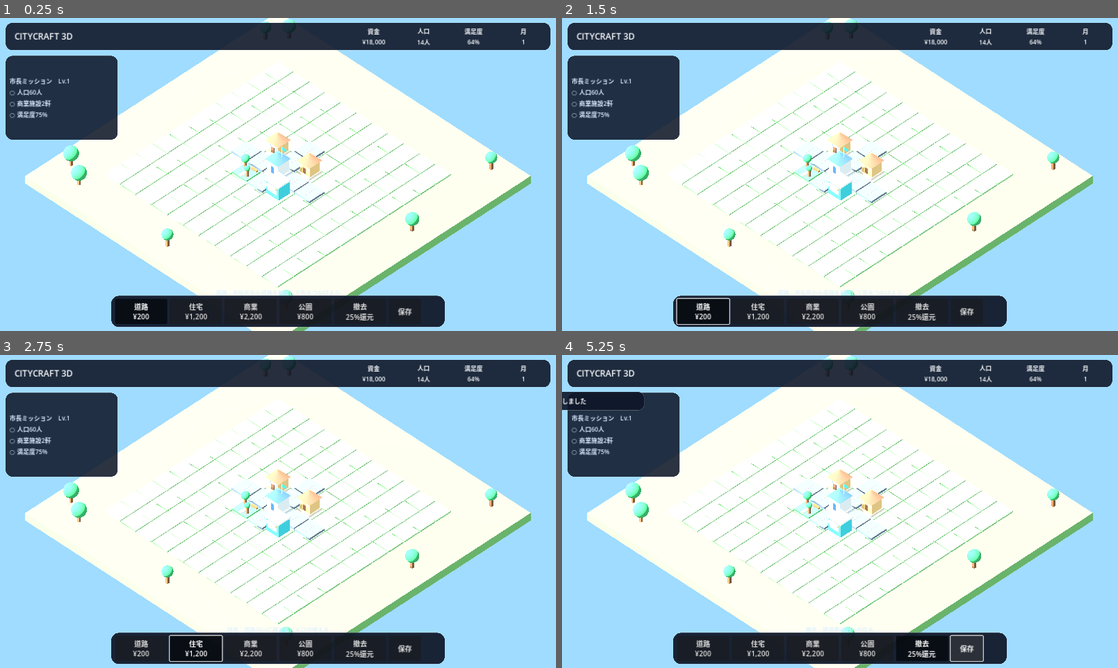
Above: before the commit, frames 1-4 (two rows, left to right).
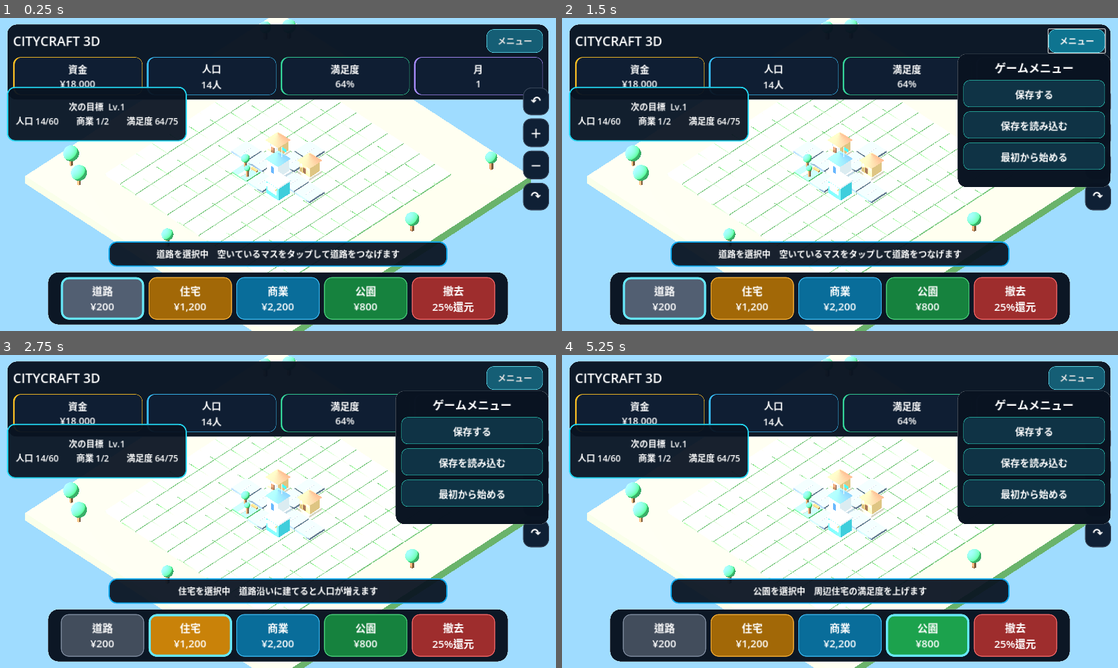
Above: after the commit, the same moments.

Repository: kobitworks/autoai_poc
Game: Godot game, scene res://main.tscn
The game is run twice, just before and just after one commit, with the same random seed, the same clock (stepped at 60 frames per second) and the same inputs.
Inputs (mouse positions are in pixels of both pictures, inside the frame that each line leads up to):
- Up to frame 1 (0.25 s): no input
- Up to frame 2 (1.5 s): click "道路 ¥200" at 0.5 s; click (1079, 39) at 1.25 s, where only the run after the commit has a clickable "メニュー"
- Up to frame 3 (2.75 s): click "住宅 ¥1,200" at 2 s
- Up to frame 4 (5.25 s): click "商業 ¥2,200" at 2.75 s; click "公園 ¥800" at 3.5 s; click "撤去 25%還元" at 4.25 s; click (967, 649) at 5 s, where only the run before the commit has a clickable "保存"

The runs differ from the first frame. In frame 1, 38% of the frame differs, in the area x 1-99%, y 1-99%; in frame 2, 45%; in frame 3, 45%; in frame 4, 45%, in the area x 0-99%, y 1-99%.

Commit message:
Redesign CityCraft UI for mobile-first readability

Diff:
--- a/p021-game/sources/citycraft-3d-godot/main.gd
+++ b/p021-game/sources/citycraft-3d-godot/main.gd
@@ -37,11 +37,16 @@
 var top_panel: PanelContainer
 var title_label: Label
 var mission_panel: PanelContainer
-var camera_panel: HBoxContainer
+var camera_panel: VBoxContainer
 var camera_buttons: Array[Button] = []
+var help_panel: PanelContainer
 var dock_panel: PanelContainer
 var dock_container: HBoxContainer
+var menu_button: Button
+var menu_panel: PanelContainer
 var save_button: Button
+var selection_marker: MeshInstance3D
+var last_selection_cell := Vector2i(-1, -1)
 
 func _ready() -> void:
 	_build_world()
@@ -105,6 +110,19 @@
 	object_root = Node3D.new()
 	object_root.name = "CityObjects"
 	add_child(object_root)
+
+	selection_marker = MeshInstance3D.new()
+	var marker_mesh := BoxMesh.new()
+	marker_mesh.size = Vector3(0.96, 0.035, 0.96)
+	selection_marker.mesh = marker_mesh
+	var marker_mat := StandardMaterial3D.new()
+	marker_mat.albedo_color = Color(0.13, 0.83, 0.93, 0.44)
+	marker_mat.transparency = BaseMaterial3D.TRANSPARENCY_ALPHA
+	marker_mat.shading_mode = BaseMaterial3D.SHADING_MODE_UNSHADED
+	selection_marker.material_override = marker_mat
+	selection_marker.position.y = 0.15
+	selection_marker.visible = false
+	add_child(selection_marker)
 
 	var scenery := [
 		Vector2(-7.0, -6.2), Vector2(-6.3, -7.0), Vector2(-7.0, 6.1),
@@ -493,140 +511,211 @@
 	ui_theme = Theme.new()
 	if ResourceLoader.exists("res://fonts/NotoSansJP.ttf"):
 		ui_theme.default_font = load("res://fonts/NotoSansJP.ttf") as Font
-	ui_theme.default_font_size = 16
-
+	ui_theme.default_font_size = 20
+
+	# Header: title + menu on the first row, four large status cards on the second.
 	top_panel = PanelContainer.new()
 	top_panel.theme = ui_theme
 	top_panel.set_anchors_preset(Control.PRESET_TOP_WIDE)
-	top_panel.offset_left = 12
-	top_panel.offset_top = 10
-	top_panel.offset_right = -12
-	top_panel.offset_bottom = 74
-	top_panel.add_theme_stylebox_override("panel", _panel_style(Color(0.06, 0.09, 0.16, 0.90), 16))
+	top_panel.add_theme_stylebox_override("panel", _panel_style(Color(0.035, 0.075, 0.13, 0.97), 22))
 	layer.add_child(top_panel)
 
-	var top := HBoxContainer.new()
-	top.add_theme_constant_override("separation", 10)
-	top_panel.add_child(top)
+	var top_root := VBoxContainer.new()
+	top_root.add_theme_constant_override("separation", 10)
+	top_panel.add_child(top_root)
+
+	var title_row := HBoxContainer.new()
+	title_row.add_theme_constant_override("separation", 12)
+	top_root.add_child(title_row)
 
 	title_label = Label.new()
-	title_label.text = "  CITYCRAFT 3D"
-	title_label.add_theme_font_size_override("font_size", 20)
-	title_label.add_theme_color_override("font_color", Color("f8fafc"))
+	title_label.text = "CITYCRAFT 3D"
 	title_label.size_flags_horizontal = Control.SIZE_EXPAND_FILL
-	top.add_child(title_label)
+	title_label.vertical_alignment = VERTICAL_ALIGNMENT_CENTER
+	title_label.add_theme_color_override("font_color", Color.WHITE)
+	title_label.add_theme_font_size_override("font_size", 30)
+	title_row.add_child(title_label)
+
+	menu_button = Button.new()
+	menu_button.text = "メニュー"
+	menu_button.pressed.connect(_toggle_menu)
+	menu_button.add_theme_stylebox_override("normal", _menu_button_style(false))
+	menu_button.add_theme_stylebox_override("hover", _menu_button_style(true))
+	menu_button.add_theme_stylebox_override("pressed", _menu_button_style(true))
+	title_row.add_child(menu_button)
+
+	var stats_row := GridContainer.new()
+	stats_row.columns = 4
+	stats_row.size_flags_horizontal = Control.SIZE_EXPAND_FILL
+	stats_row.add_theme_constant_override("h_separation", 10)
+	top_root.add_child(stats_row)
 
 	money_label = _stat_label()
 	population_label = _stat_label()
 	happiness_label = _stat_label()
 	month_label = _stat_label()
-	top.add_child(money_label)
-	top.add_child(population_label)
-	top.add_child(happiness_label)
-	top.add_child(month_label)
-
+	stats_row.add_child(_stat_card(money_label, Color("fbbf24")))
+	stats_row.add_child(_stat_card(population_label, Color("38bdf8")))
+	stats_row.add_child(_stat_card(happiness_label, Color("34d399")))
+	stats_row.add_child(_stat_card(month_label, Color("a78bfa")))
+
+	# Compact progress card. It no longer occupies a large block of the playfield.
 	mission_panel = PanelContainer.new()
 	mission_panel.theme = ui_theme
-	mission_panel.position = Vector2(12, 86)
-	mission_panel.size = Vector2(260, 108)
-	mission_panel.add_theme_stylebox_override("panel", _panel_style(Color(0.06, 0.09, 0.16, 0.88), 16))
+	mission_panel.add_theme_stylebox_override("panel", _accent_panel_style(Color("22d3ee")))
 	layer.add_child(mission_panel)
+
 	mission_label = Label.new()
-	mission_label.text = "市長ミッション"
-	mission_label.autowrap_mode = TextServer.AUTOWRAP_WORD_SMART
-	mission_label.add_theme_font_size_override("font_size", 14)
-	mission_label.add_theme_color_override("font_color", Color("dbeafe"))
+	mission_label.text = "次の目標"
+	mission_label.horizontal_alignment = HORIZONTAL_ALIGNMENT_CENTER
+	mission_label.vertical_alignment = VERTICAL_ALIGNMENT_CENTER
+	mission_label.add_theme_color_override("font_color", Color.WHITE)
+	mission_label.add_theme_font_size_override("font_size", 22)
 	mission_panel.add_child(mission_label)
 
-	camera_panel = HBoxContainer.new()
+	# Camera controls are kept away from the building bar.
+	camera_panel = VBoxContainer.new()
 	camera_panel.theme = ui_theme
 	camera_panel.set_anchors_preset(Control.PRESET_TOP_RIGHT)
-	camera_panel.position = Vector2(-194, 86)
-	camera_panel.size = Vector2(182, 44)
+	camera_panel.add_theme_constant_override("separation", 8)
 	layer.add_child(camera_panel)
 	for spec in [
 		["↶", Callable(self, "_rotate_left")],
 		["＋", Callable(self, "_zoom_in")],
-		["−", Callable(self, "_zoom_out")],
+		["－", Callable(self, "_zoom_out")],
 		["↷", Callable(self, "_rotate_right")]
 	]:
 		var b := Button.new()
 		b.text = spec[0]
-		b.custom_minimum_size = Vector2(42, 42)
 		b.pressed.connect(spec[1])
+		b.add_theme_font_size_override("font_size", 28)
+		b.add_theme_color_override("font_color", Color.WHITE)
+		b.add_theme_stylebox_override("normal", _camera_button_style(false))
+		b.add_theme_stylebox_override("hover", _camera_button_style(true))
+		b.add_theme_stylebox_override("pressed", _camera_button_style(true))
 		camera_panel.add_child(b)
 		camera_buttons.append(b)
 
+	# Current action guide.
+	help_panel = PanelContainer.new()
+	help_panel.theme = ui_theme
+	help_panel.set_anchors_preset(Control.PRESET_CENTER_BOTTOM)
+	help_panel.add_theme_stylebox_override("panel", _accent_panel_style(Color("0ea5e9")))
+	layer.add_child(help_panel)
+
 	help_label = Label.new()
-	help_label.theme = ui_theme
-	help_label.set_anchors_preset(Control.PRESET_CENTER_BOTTOM)
-	help_label.position = Vector2(-270, -108)
-	help_label.size = Vector2(540, 40)
 	help_label.horizontal_alignment = HORIZONTAL_ALIGNMENT_CENTER
 	help_label.vertical_alignment = VERTICAL_ALIGNMENT_CENTER
-	help_label.add_theme_color_override("font_color", Color("e0f2fe"))
-	help_label.add_theme_font_size_override("font_size", 13)
-	layer.add_child(help_label)
-
+	help_label.add_theme_color_override("font_color", Color.WHITE)
+	help_label.add_theme_font_size_override("font_size", 22)
+	help_panel.add_child(help_label)
+
+	# Bottom action bar: building tools only.
 	dock_panel = PanelContainer.new()
 	dock_panel.theme = ui_theme
 	dock_panel.set_anchors_preset(Control.PRESET_CENTER_BOTTOM)
-	dock_panel.position = Vector2(-385, -82)
-	dock_panel.size = Vector2(770, 72)
-	dock_panel.add_theme_stylebox_override("panel", _panel_style(Color(0.06, 0.09, 0.16, 0.94), 18))
+	dock_panel.add_theme_stylebox_override("panel", _panel_style(Color(0.035, 0.075, 0.13, 0.98), 24))
 	layer.add_child(dock_panel)
 
 	dock_container = HBoxContainer.new()
-	dock_container.add_theme_constant_override("separation", 6)
+	dock_container.alignment = BoxContainer.ALIGNMENT_CENTER
+	dock_container.add_theme_constant_override("separation", 10)
 	dock_panel.add_child(dock_container)
 
 	var tools := [
-		["road", "道路\n¥200"],
-		["home", "住宅\n¥1,200"],
-		["shop", "商業\n¥2,200"],
-		["park", "公園\n¥800"],
-		["bulldoze", "撤去\n25%還元"]
+		["road", "道路\n¥200", Color("64748b")],
+		["home", "住宅\n¥1,200", Color("f59e0b")],
+		["shop", "商業\n¥2,200", Color("0ea5e9")],
+		["park", "公園\n¥800", Color("22c55e")],
+		["bulldoze", "撤去\n25%還元", Color("ef4444")]
 	]
 	for spec in tools:
 		var button := Button.new()
 		button.text = spec[1]
-		button.custom_minimum_size = Vector2(120, 58)
 		button.toggle_mode = true
+		button.set_meta("tool_color", spec[2])
+		button.add_theme_font_size_override("font_size", 24)
+		button.add_theme_color_override("font_color", Color.WHITE)
 		button.pressed.connect(_set_tool.bind(spec[0]))
 		dock_container.add_child(button)
 		tool_buttons[spec[0]] = button
 
+	# Save/load/new-game are moved into a menu so the action bar stays focused.
+	menu_panel = PanelContainer.new()
+	menu_panel.theme = ui_theme
+	menu_panel.set_anchors_preset(Control.PRESET_TOP_RIGHT)
+	menu_panel.add_theme_stylebox_override("panel", _panel_style(Color(0.035, 0.075, 0.13, 0.99), 20))
+	menu_panel.visible = false
+	layer.add_child(menu_panel)
+
+	var menu_box := VBoxContainer.new()
+	menu_box.add_theme_constant_override("separation", 10)
+	menu_panel.add_child(menu_box)
+
+	var menu_title := Label.new()
+	menu_title.text = "ゲームメニュー"
+	menu_title.horizontal_alignment = HORIZONTAL_ALIGNMENT_CENTER
+	menu_title.add_theme_font_size_override("font_size", 26)
+	menu_title.add_theme_color_override("font_color", Color.WHITE)
+	menu_box.add_child(menu_title)
+
 	save_button = Button.new()
-	save_button.text = "保存"
-	save_button.custom_minimum_size = Vector2(74, 58)
-	save_button.pressed.connect(func(): _save_game(true))
-	dock_container.add_child(save_button)
+	save_button.text = "保存する"
+	save_button.pressed.connect(func():
+		_save_game(true)
+		menu_panel.visible = false
+	)
+	menu_box.add_child(save_button)
+
+	var load_button := Button.new()
+	load_button.text = "保存を読み込む"
+	load_button.pressed.connect(func():
+		_load_game(true)
+		menu_panel.visible = false
+	)
+	menu_box.add_child(load_button)
+
+	var new_button := Button.new()
+	new_button.text = "最初から始める"
+	new_button.pressed.connect(_new_game)
+	menu_box.add_child(new_button)
+
+	for menu_item in [save_button, load_button, new_button]:
+		menu_item.custom_minimum_size = Vector2(300, 62)
+		menu_item.add_theme_font_size_override("font_size", 22)
+		menu_item.add_theme_color_override("font_color", Color.WHITE)
+		menu_item.add_theme_stylebox_override("normal", _menu_action_style(false))
+		menu_item.add_theme_stylebox_override("hover", _menu_action_style(true))
+		menu_item.add_theme_stylebox_override("pressed", _menu_action_style(true))
 
 	toast_label = Label.new()
 	toast_label.theme = ui_theme
 	toast_label.set_anchors_preset(Control.PRESET_CENTER_TOP)
-	toast_label.position = Vector2(-190, 84)
-	toast_label.size = Vector2(380, 44)
 	toast_label.horizontal_alignment = HORIZONTAL_ALIGNMENT_CENTER
 	toast_label.vertical_alignment = VERTICAL_ALIGNMENT_CENTER
 	toast_label.add_theme_color_override("font_color", Color.WHITE)
-	toast_label.add_theme_stylebox_override("normal", _panel_style(Color(0.06, 0.09, 0.16, 0.92), 14))
+	toast_label.add_theme_stylebox_override("normal", _accent_panel_style(Color("0ea5e9")))
 	toast_label.visible = false
 	layer.add_child(toast_label)
 
 	_apply_ui_layout()
 	_set_tool(selected_tool)
 
-
 func _stat_label() -> Label:
 	var label := Label.new()
-	label.custom_minimum_size = Vector2(105, 42)
+	label.size_flags_horizontal = Control.SIZE_EXPAND_FILL
 	label.horizontal_alignment = HORIZONTAL_ALIGNMENT_CENTER
 	label.vertical_alignment = VERTICAL_ALIGNMENT_CENTER
-	label.add_theme_font_size_override("font_size", 14)
-	label.add_theme_color_override("font_color", Color("f8fafc"))
+	label.add_theme_font_size_override("font_size", 22)
+	label.add_theme_color_override("font_color", Color.WHITE)
 	return label
 
+func _stat_card(label: Label, accent: Color) -> PanelContainer:
+	var card := PanelContainer.new()
+	card.size_flags_horizontal = Control.SIZE_EXPAND_FILL
+	card.add_theme_stylebox_override("panel", _status_card_style(accent))
+	card.add_child(label)
+	return card
 
 func _panel_style(color: Color, radius: int) -> StyleBoxFlat:
 	var style := StyleBoxFlat.new()
@@ -639,13 +728,68 @@
 	style.border_width_top = 1
 	style.border_width_right = 1
 	style.border_width_bottom = 1
-	style.border_color = Color(1, 1, 1, 0.10)
-	style.content_margin_left = 10
-	style.content_margin_right = 10
+	style.border_color = Color(1, 1, 1, 0.12)
+	style.content_margin_left = 14
+	style.content_margin_right = 14
+	style.content_margin_top = 12
+	style.content_margin_bottom = 12
+	return style
+
+func _status_card_style(accent: Color) -> StyleBoxFlat:
+	var style := _panel_style(Color(0.06, 0.12, 0.20, 0.98), 16)
+	style.border_width_left = 4
+	style.border_color = accent
 	style.content_margin_top = 8
 	style.content_margin_bottom = 8
 	return style
 
+func _accent_panel_style(accent: Color) -> StyleBoxFlat:
+	var style := _panel_style(Color(0.035, 0.075, 0.13, 0.94), 18)
+	style.border_width_left = 3
+	style.border_width_right = 3
+	style.border_width_top = 3
+	style.border_width_bottom = 3
+	style.border_color = accent
+	return style
+
+func _tool_button_style(color: Color, selected: bool) -> StyleBoxFlat:
+	var style := StyleBoxFlat.new()
+	style.bg_color = color.darkened(0.18 if selected else 0.34)
+	var radius := 18
+	style.corner_radius_top_left = radius
+	style.corner_radius_top_right = radius
+	style.corner_radius_bottom_left = radius
+	style.corner_radius_bottom_right = radius
+	var width := 5 if selected else 2
+	style.border_width_left = width
+	style.border_width_top = width
+	style.border_width_right = width
+	style.border_width_bottom = width
+	style.border_color = Color("67e8f9") if selected else color.lightened(0.18)
+	style.content_margin_left = 12
+	style.content_margin_right = 12
+	style.content_margin_top = 12
+	style.content_margin_bottom = 12
+	return style
+
+func _camera_button_style(active: bool) -> StyleBoxFlat:
+	var style := _panel_style(Color(0.05, 0.11, 0.19, 0.98), 18)
+	style.border_width_left = 2
+	style.border_width_top = 2
+	style.border_width_right = 2
+	style.border_width_bottom = 2
+	style.border_color = Color("67e8f9") if active else Color("334155")
+	return style
+
+func _menu_button_style(active: bool) -> StyleBoxFlat:
+	var style := _panel_style(Color("0e7490") if active else Color("155e75"), 16)
+	style.border_color = Color("67e8f9")
+	return style
+
+func _menu_action_style(active: bool) -> StyleBoxFlat:
+	var style := _panel_style(Color("155e75") if active else Color("0f3345"), 14)
+	style.border_color = Color("2dd4bf")
+	return style
 
 func _apply_ui_layout() -> void:
 	if ui_theme == null or top_panel == null:
@@ -655,126 +799,173 @@
 	if viewport_size.x <= 0.0 or viewport_size.y <= 0.0:
 		return
 
-	# Portrait Web builds keep the 1280px logical width and expand vertically,
-	# so aspect ratio is the reliable signal for phone portrait layout.
 	var portrait: bool = viewport_size.y > viewport_size.x * 1.20
-	var base_font_size: int = 34 if portrait else 16
-	var title_font_size: int = 36 if portrait else 20
-	var stat_font_size: int = 32 if portrait else 14
-	var mission_font_size: int = 30 if portrait else 14
-	var help_font_size: int = 28 if portrait else 13
-	var toast_font_size: int = 30 if portrait else 14
-
-	ui_theme.default_font_size = base_font_size
-	title_label.add_theme_font_size_override("font_size", title_font_size)
-	for label in [money_label, population_label, happiness_label, month_label]:
-		label.add_theme_font_size_override("font_size", stat_font_size)
-	mission_label.add_theme_font_size_override("font_size", mission_font_size)
-	help_label.add_theme_font_size_override("font_size", help_font_size)
-	toast_label.add_theme_font_size_override("font_size", toast_font_size)
 
 	if portrait:
-		top_panel.offset_left = 10
-		top_panel.offset_top = 10
-		top_panel.offset_right = -10
-		top_panel.offset_bottom = 132
-
-		mission_panel.position = Vector2(10, 146)
-		mission_panel.size = Vector2(390, 190)
-
-		camera_panel.position = Vector2(-286, 146)
-		camera_panel.size = Vector2(276, 70)
+		ui_theme.default_font_size = 30
+		title_label.add_theme_font_size_override("font_size", 42)
+		for label in [money_label, population_label, happiness_label, month_label]:
+			label.add_theme_font_size_override("font_size", 34)
+		mission_label.add_theme_font_size_override("font_size", 30)
+		help_label.add_theme_font_size_override("font_size", 30)
+		toast_label.add_theme_font_size_override("font_size", 28)
+
+		top_panel.offset_left = 12
+		top_panel.offset_top = 12
+		top_panel.offset_right = -12
+		top_panel.offset_bottom = 224
+		menu_button.custom_minimum_size = Vector2(190, 64)
+		menu_button.add_theme_font_size_override("font_size", 28)
+
+		mission_panel.set_anchors_preset(Control.PRESET_CENTER_TOP, false)
+		mission_panel.offset_left = -570
+		mission_panel.offset_right = 570
+		mission_panel.offset_top = 238
+		mission_panel.offset_bottom = 350
+
+		camera_panel.set_anchors_preset(Control.PRESET_TOP_RIGHT, false)
+		camera_panel.offset_left = -90
+		camera_panel.offset_right = -16
+		camera_panel.offset_top = 370
+		camera_panel.offset_bottom = 730
 		for button in camera_buttons:
-			button.custom_minimum_size = Vector2(64, 64)
-
-		help_label.set_anchors_preset(Control.PRESET_CENTER_BOTTOM, false)
-		help_label.offset_left = -390
-		help_label.offset_right = 390
-		help_label.offset_top = -190
-		help_label.offset_bottom = -128
+			button.custom_minimum_size = Vector2(72, 72)
+			button.add_theme_font_size_override("font_size", 36)
+
+		help_panel.set_anchors_preset(Control.PRESET_CENTER_BOTTOM, false)
+		help_panel.offset_left = -560
+		help_panel.offset_right = 560
+		help_panel.offset_top = -304
+		help_panel.offset_bottom = -220
 
 		dock_panel.set_anchors_preset(Control.PRESET_CENTER_BOTTOM, false)
-		dock_panel.offset_left = -500
-		dock_panel.offset_right = 500
-		dock_panel.offset_top = -126
-		dock_panel.offset_bottom = -12
+		dock_panel.offset_left = -620
+		dock_panel.offset_right = 620
+		dock_panel.offset_top = -204
+		dock_panel.offset_bottom = -16
 		for key in tool_buttons.keys():
 			var tool_button: Button = tool_buttons[key]
-			tool_button.custom_minimum_size = Vector2(148, 96)
-		save_button.custom_minimum_size = Vector2(148, 96)
-
-		toast_label.position = Vector2(-320, 150)
-		toast_label.size = Vector2(640, 72)
+			tool_button.custom_minimum_size = Vector2(232, 146)
+			tool_button.add_theme_font_size_override("font_size", 34)
+
+		menu_panel.offset_left = -500
+		menu_panel.offset_right = -16
+		menu_panel.offset_top = 104
+		menu_panel.offset_bottom = 500
+		for menu_item in menu_panel.find_children("*", "Button", true, false):
+			var button := menu_item as Button
+			button.custom_minimum_size = Vector2(410, 82)
+			button.add_theme_font_size_override("font_size", 30)
+
+		toast_label.offset_left = -390
+		toast_label.offset_right = 390
+		toast_label.offset_top = 366
+		toast_label.offset_bottom = 446
 	else:
-		top_panel.offset_left = 12
-		top_panel.offset_top = 10
-		top_panel.offset_right = -12
-		top_panel.offset_bottom = 74
-
-		mission_panel.position = Vector2(12, 86)
-		mission_panel.size = Vector2(260, 108)
-
-		camera_panel.position = Vector2(-194, 86)
-		camera_panel.size = Vector2(182, 44)
+		ui_theme.default_font_size = 20
+		title_label.add_theme_font_size_override("font_size", 30)
+		for label in [money_label, population_label, happiness_label, month_label]:
+			label.add_theme_font_size_override("font_size", 22)
+		mission_label.add_theme_font_size_override("font_size", 20)
+		help_label.add_theme_font_size_override("font_size", 20)
+		toast_label.add_theme_font_size_override("font_size", 20)
+
+		top_panel.offset_left = 16
+		top_panel.offset_top = 14
+		top_panel.offset_right = -16
+		top_panel.offset_bottom = 144
+		menu_button.custom_minimum_size = Vector2(130, 48)
+		menu_button.add_theme_font_size_override("font_size", 20)
+
+		mission_panel.set_anchors_preset(Control.PRESET_TOP_LEFT, false)
+		mission_panel.offset_left = 16
+		mission_panel.offset_right = 430
+		mission_panel.offset_top = 158
+		mission_panel.offset_bottom = 284
+
+		camera_panel.set_anchors_preset(Control.PRESET_TOP_RIGHT, false)
+		camera_panel.offset_left = -76
+		camera_panel.offset_right = -16
+		camera_panel.offset_top = 160
+		camera_panel.offset_bottom = 430
 		for button in camera_buttons:
-			button.custom_minimum_size = Vector2(42, 42)
-
-		help_label.set_anchors_preset(Control.PRESET_CENTER_BOTTOM, false)
-		help_label.offset_left = -270
-		help_label.offset_right = 270
-		help_label.offset_top = -108
-		help_label.offset_bottom = -68
+			button.custom_minimum_size = Vector2(58, 58)
+			button.add_theme_font_size_override("font_size", 28)
+
+		help_panel.set_anchors_preset(Control.PRESET_CENTER_BOTTOM, false)
+		help_panel.offset_left = -390
+		help_panel.offset_right = 390
+		help_panel.offset_top = -206
+		help_panel.offset_bottom = -148
 
 		dock_panel.set_anchors_preset(Control.PRESET_CENTER_BOTTOM, false)
-		dock_panel.offset_left = -385
-		dock_panel.offset_right = 385
-		dock_panel.offset_top = -82
-		dock_panel.offset_bottom = -10
+		dock_panel.offset_left = -530
+		dock_panel.offset_right = 530
+		dock_panel.offset_top = -136
+		dock_panel.offset_bottom = -14
 		for key in tool_buttons.keys():
 			var tool_button: Button = tool_buttons[key]
-			tool_button.custom_minimum_size = Vector2(120, 58)
-		save_button.custom_minimum_size = Vector2(74, 58)
-
-		toast_label.position = Vector2(-190, 84)
-		toast_label.size = Vector2(380, 44)
-
+			tool_button.custom_minimum_size = Vector2(192, 96)
+			tool_button.add_theme_font_size_override("font_size", 24)
+
+		menu_panel.offset_left = -370
+		menu_panel.offset_right = -16
+		menu_panel.offset_top = 82
+		menu_panel.offset_bottom = 390
+
+		toast_label.offset_left = -280
+		toast_label.offset_right = 280
+		toast_label.offset_top = 158
+		toast_label.offset_bottom = 214
 
 func _set_tool(tool: String) -> void:
 	selected_tool = tool
 	for key in tool_buttons.keys():
 		var b: Button = tool_buttons[key]
-		b.button_pressed = key == tool
+		var active: bool = key == tool
+		b.button_pressed = active
+		var color: Color = b.get_meta("tool_color", Color("64748b"))
+		b.add_theme_stylebox_override("normal", _tool_button_style(color, active))
+		b.add_theme_stylebox_override("hover", _tool_button_style(color, true))
+		b.add_theme_stylebox_override("pressed", _tool_button_style(color, true))
+		b.add_theme_stylebox_override("focus", _tool_button_style(color, active))
 
 	var help := {
-		"road": "道路：市役所から道路を伸ばして街をつなげよう",
-		"home": "住宅：道路沿いに建てると人口が増える",
-		"shop": "商業：道路接続で毎月の収入が増える",
-		"park": "公園：近くの住宅の満足度が上がる",
-		"bulldoze": "撤去：建設費の25%が戻る"
+		"road": "道路を選択中　空いているマスをタップして道路をつなげます",
+		"home": "住宅を選択中　道路沿いに建てると人口が増えます",
+		"shop": "商業を選択中　道路につなぐと毎月の収入が増えます",
+		"park": "公園を選択中　周辺住宅の満足度を上げます",
+		"bulldoze": "撤去を選択中　撤去したい建物や道路をタップします"
 	}
 	if help_label:
 		help_label.text = help.get(tool, "")
 
+	if last_selection_cell.x >= 0:
+		_show_selection(last_selection_cell)
 
 func _update_hud() -> void:
 	if not money_label:
 		return
+
 	money_label.text = "資金\n%s¥%s" % ["-" if money < 0 else "", _comma(abs(money))]
 	population_label.text = "人口\n%s人" % _comma(population)
 	happiness_label.text = "満足度\n%d%%" % happiness
 	month_label.text = "月\n%d" % month
 
 	var c := _counts()
-	var d1 := population >= 60
+	var d1: bool = population >= 60
 	var d2: bool = int(c["shop"]) >= 2
-	var d3 := happiness >= 75
-	mission_label.text = "市長ミッション　Lv.%d\n%s 人口60人\n%s 商業施設2軒\n%s 満足度75%%" % [
+	var d3: bool = happiness >= 75
+
+	var pop_progress := "達成" if d1 else "%d/60" % population
+	var shop_progress := "達成" if d2 else "%d/2" % int(c["shop"])
+	var happy_progress := "達成" if d3 else "%d/75" % happiness
+	mission_label.text = "次の目標  Lv.%d\n人口 %s　　商業 %s　　満足度 %s" % [
 		level,
-		"●" if d1 else "○",
-		"●" if d2 else "○",
-		"●" if d3 else "○"
+		pop_progress,
+		shop_progress,
+		happy_progress
 	]
-
 
 func _comma(value: int) -> String:
 	var s := str(value)
@@ -794,6 +985,37 @@
 		toast_timer.start()
 
 
+func _toggle_menu() -> void:
+	if menu_panel:
+		menu_panel.visible = not menu_panel.visible
+
+func _new_game() -> void:
+	_seed_city()
+	_save_game(false)
+	if menu_panel:
+		menu_panel.visible = false
+	_toast("新しい街を開始しました")
+
+func _can_place(cell: Vector2i) -> bool:
+	if cell.x < 0 or cell.y < 0 or cell.x >= GRID_SIZE or cell.y >= GRID_SIZE:
+		return false
+	if selected_tool == "bulldoze":
+		return cells.has(cell) and cells[cell]["type"] != "city"
+	return not cells.has(cell)
+
+func _show_selection(cell: Vector2i) -> void:
+	if selection_marker == null:
+		return
+	last_selection_cell = cell
+	if cell.x < 0 or cell.y < 0 or cell.x >= GRID_SIZE or cell.y >= GRID_SIZE:
+		selection_marker.visible = false
+		return
+	selection_marker.position = Vector3(cell.x - HALF, 0.15, cell.y - HALF)
+	selection_marker.visible = true
+	var marker_mat := selection_marker.material_override as StandardMaterial3D
+	if marker_mat:
+		marker_mat.albedo_color = Color(0.13, 0.83, 0.93, 0.46) if _can_place(cell) else Color(0.98, 0.30, 0.36, 0.46)
+
 func _rotate_left() -> void:
 	camera_angle -= PI / 2.0
 	_update_camera()
@@ -854,6 +1076,7 @@
 
 	var world_pos: Vector3 = hit
 	var cell := Vector2i(roundi(world_pos.x) + HALF, roundi(world_pos.z) + HALF)
+	_show_selection(cell)
 	_place(cell)
 
 
